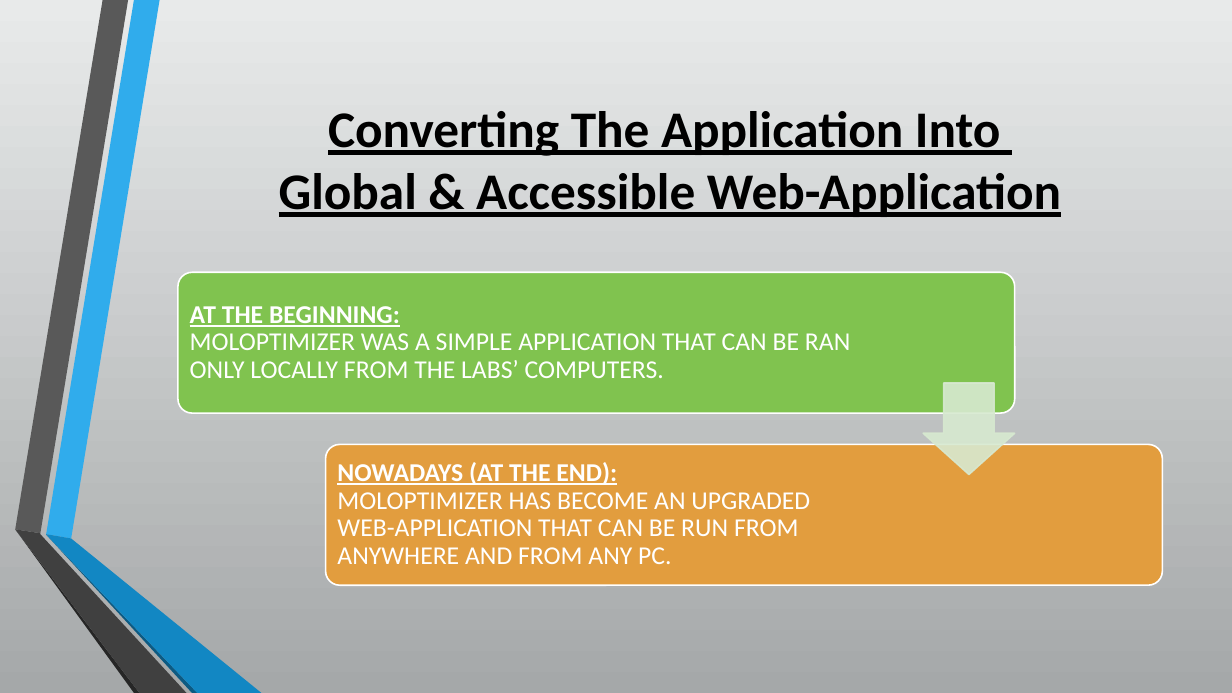
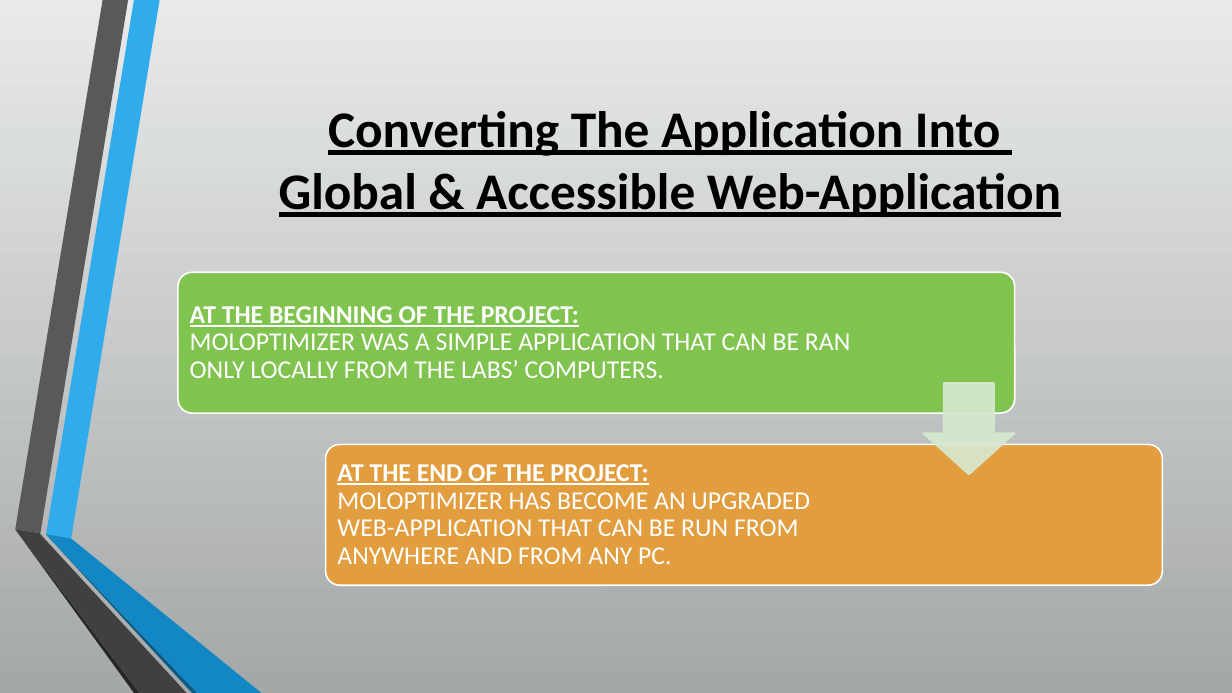
Before and after one commit to csbarak/MolOpt_Students_2023, a slide deck: slide 9 of Documents/Molopt - Full Project Presentation.pptx. Drawn at 1232x693 pixels with LibreOffice and Linux fonts; fonts in the diff are those of the drawing. Boxes give left, top, right and bottom in pixels: in the first picture for what was removed or moved away, otherwise in the second. Text is boxed around its words. In the diff, an @@ line names an element or a change of style, - is before the commit and + after.

Commit message:
Update Molopt - Full Project Presentation.pptx
Due to Ehud request

```diff
--- a/Documents/Molopt - Full Project Presentation.pptx
+++ b/Documents/Molopt - Full Project Presentation.pptx
@@ text at (190,306,850,378): text changed @@
-AT THE BEGINNING:
-MOLOPTIMIZER WAS A SIMPLE APPLICATION THAT CAN BE RAN ONLY LOCALLY FROM THE LABS’ COMPUTERS.
+AT THE BEGINNING OF THE PROJECT:
+MOLOPTIMIZER WAS A SIMPLE APPLICATION THAT CAN BE RAN ONLY LOCALLY FROM THE LABS’ COMPUTERS.
@@ text at (337,464,810,564): text changed @@
-NOWADAYS (AT THE END):
-MOLOPTIMIZER HAS BECOME AN UPGRADED
-WEB-APPLICATION THAT CAN BE RUN FROM ANYWHERE AND FROM ANY PC.
+AT THE END OF THE PROJECT:
+MOLOPTIMIZER HAS BECOME AN UPGRADED
+WEB-APPLICATION THAT CAN BE RUN FROM ANYWHERE AND FROM ANY PC.
```
Also in this commit, not shown: 7 other slides changed, 3 slides added.
